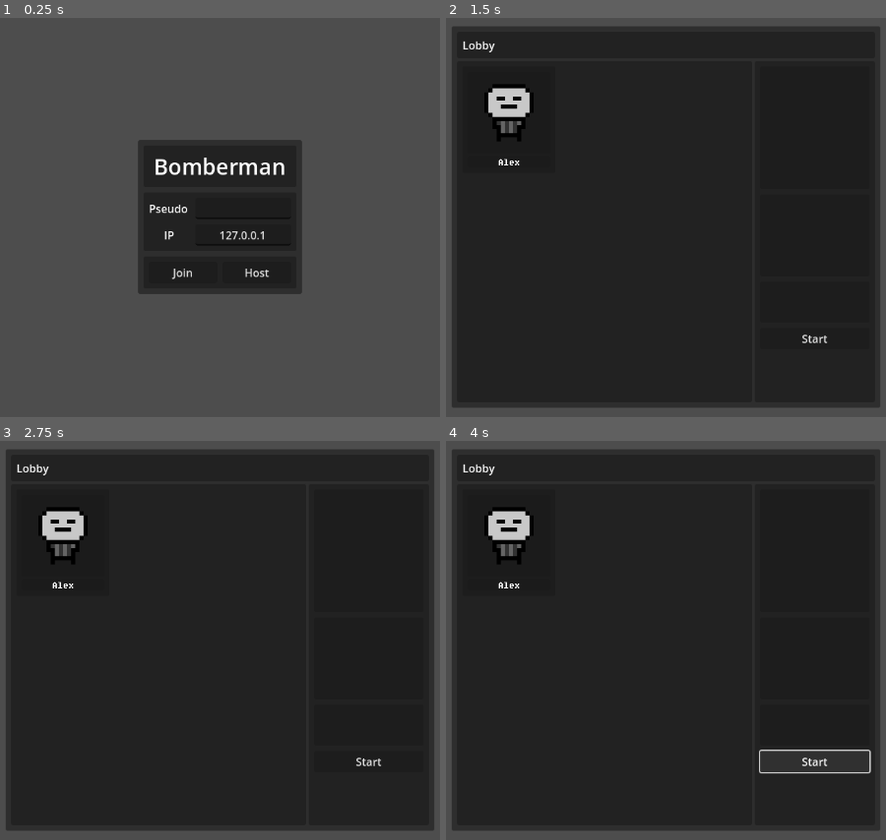
Above: before the commit, frames 1-4 (two rows, left to right).
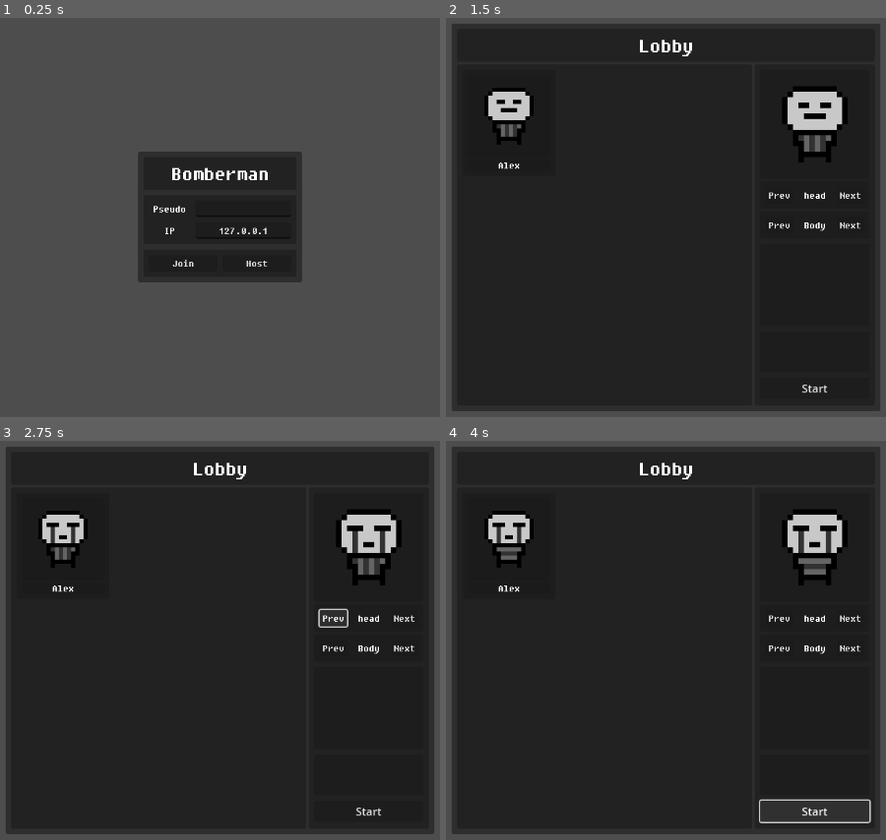
Above: after the commit, the same moments.

Repository: Mo-BiuS/Multi-Bomber-2
Game: Godot game, scene res://scenes/main.tscn
The game is run twice, just before and just after one commit, with the same random seed, the same clock (stepped at 60 frames per second) and the same inputs.
Inputs (mouse positions are in pixels of both pictures, inside the frame that each line leads up to):
- Up to frame 1 (0.25 s): no input
- Up to frame 2 (1.5 s): click (688, 209) at 0.52 s; type "Alex" at 0.6 s; click "Host" at 1.25 s
- Up to frame 3 (2.75 s): click (334, 616) at 2 s, where only the run after the commit has a clickable "Prev"
- Up to frame 4 (4 s): click (780, 648) at 2.75 s, where only the run after the commit has a clickable "Prev"; click "Start" at 3.5 s

The runs differ from the first frame. In frame 1, 3.6% of the frame differs, in the area x 31-69%, y 30-70%; in frame 2, 4.5%; in frame 3, 4.6%; in frame 4, 5.2%, in the area x 1-99%, y 1-99%.

Commit message:
character editor finished

Diff:
--- /dev/null
+++ b/scenes/character_editor.gd
@@ -0,0 +1,45 @@
+extends VBoxContainer
+
+@onready var spriteHead:Sprite2D = $PanelContainer3/head
+@onready var spriteBody:Sprite2D = $PanelContainer3/body
+
+var headDict:Dictionary
+var bodyDict:Dictionary
+var headId:int = 1
+var bodyId:int = 1
+
+signal bodyChanged(id:int)
+signal headChanged(id:int)
+
+func _ready():
+	headDict[1] = preload("res://ressources/player/head/head1.png")
+	headDict[2] = preload("res://ressources/player/head/head2.png")
+	headDict[3] = preload("res://ressources/player/head/head3.png")
+	headDict[4] = preload("res://ressources/player/head/head4.png")
+
+	bodyDict[1] = preload("res://ressources/player/body/body1.png")
+	bodyDict[2] = preload("res://ressources/player/body/body2.png")
+	bodyDict[3] = preload("res://ressources/player/body/body3.png")
+	bodyDict[4] = preload("res://ressources/player/body/body4.png")
+
+func _process(delta):
+	spriteHead.set_texture(headDict[headId])
+	spriteBody.set_texture(bodyDict[bodyId])
+
+func _on_prev_head_pressed():
+	if headId == 1: headId = 4
+	else: headId-=1
+	emit_signal("headChanged", headId)
+func _on_next_head_pressed():
+	if headId == 4: headId = 1
+	else: headId+=1.
+	emit_signal("headChanged", headId)
+
+func _on_prev_body_pressed():
+	if bodyId == 1: bodyId = 4
+	else: bodyId-=1
+	emit_signal("bodyChanged", bodyId)
+func _on_next_body_pressed():
+	if bodyId == 4: bodyId = 1
+	else: bodyId+=1.
+	emit_signal("bodyChanged", bodyId)
--- /dev/null
+++ b/scenes/character_editor.tscn
@@ -0,0 +1,101 @@
+[gd_scene load_steps=5 format=3 uid="uid://xglex3mh4w4y"]
+
+[ext_resource type="Texture2D" uid="uid://b1jqq1w0e24ta" path="res://ressources/player/head/head1.png" id="1_ltddy"]
+[ext_resource type="Script" path="res://scenes/character_editor.gd" id="1_ydaw4"]
+[ext_resource type="Texture2D" uid="uid://cwve8axgqq0jh" path="res://ressources/player/body/body1.png" id="2_g1yo6"]
+[ext_resource type="FontFile" uid="uid://dirkq07ia4py8" path="res://ressources/font/FSEX300.ttf" id="3_d1osr"]
+
+[node name="characterEditor" type="VBoxContainer"]
+custom_minimum_size = Vector2(160, 180)
+offset_right = 160.0
+offset_bottom = 248.0
+script = ExtResource("1_ydaw4")
+
+[node name="PanelContainer3" type="PanelContainer" parent="."]
+custom_minimum_size = Vector2(160, 160)
+layout_mode = 2
+
+[node name="head" type="Sprite2D" parent="PanelContainer3"]
+texture_filter = 1
+position = Vector2(80, 80)
+scale = Vector2(8, 8)
+texture = ExtResource("1_ltddy")
+region_enabled = true
+region_rect = Rect2(0, 0, 16, 16)
+
+[node name="body" type="Sprite2D" parent="PanelContainer3"]
+texture_filter = 1
+position = Vector2(80, 80)
+scale = Vector2(8, 8)
+texture = ExtResource("2_g1yo6")
+region_enabled = true
+region_rect = Rect2(0, 0, 16, 16)
+
+[node name="PanelContainer" type="PanelContainer" parent="."]
+layout_mode = 2
+
+[node name="MarginContainer2" type="MarginContainer" parent="PanelContainer"]
+layout_mode = 2
+theme_override_constants/margin_left = 8
+theme_override_constants/margin_top = 8
+theme_override_constants/margin_right = 8
+theme_override_constants/margin_bottom = 8
+
+[node name="HBoxContainer" type="HBoxContainer" parent="PanelContainer/MarginContainer2"]
+layout_mode = 2
+
+[node name="prevHead" type="Button" parent="PanelContainer/MarginContainer2/HBoxContainer"]
+custom_minimum_size = Vector2(40, 0)
+layout_mode = 2
+theme_override_fonts/font = ExtResource("3_d1osr")
+text = "Prev"
+
+[node name="Label" type="Label" parent="PanelContainer/MarginContainer2/HBoxContainer"]
+custom_minimum_size = Vector2(56, 0)
+layout_mode = 2
+theme_override_fonts/font = ExtResource("3_d1osr")
+text = "head"
+horizontal_alignment = 1
+
+[node name="nextHead" type="Button" parent="PanelContainer/MarginContainer2/HBoxContainer"]
+custom_minimum_size = Vector2(40, 0)
+layout_mode = 2
+theme_override_fonts/font = ExtResource("3_d1osr")
+text = "Next"
+
+[node name="PanelContainer2" type="PanelContainer" parent="."]
+layout_mode = 2
+
+[node name="MarginContainer2" type="MarginContainer" parent="PanelContainer2"]
+layout_mode = 2
+theme_override_constants/margin_left = 8
+theme_override_constants/margin_top = 8
+theme_override_constants/margin_right = 8
+theme_override_constants/margin_bottom = 8
+
+[node name="HBoxContainer" type="HBoxContainer" parent="PanelContainer2/MarginContainer2"]
+layout_mode = 2
+
+[node name="prevBody" type="Button" parent="PanelContainer2/MarginContainer2/HBoxContainer"]
+custom_minimum_size = Vector2(40, 0)
+layout_mode = 2
+theme_override_fonts/font = ExtResource("3_d1osr")
+text = "Prev"
+
+[node name="Label" type="Label" parent="PanelContainer2/MarginContainer2/HBoxContainer"]
+custom_minimum_size = Vector2(56, 0)
+layout_mode = 2
+theme_override_fonts/font = ExtResource("3_d1osr")
+text = "Body"
+horizontal_alignment = 1
+
+[node name="nextBody" type="Button" parent="PanelContainer2/MarginContainer2/HBoxContainer"]
+custom_minimum_size = Vector2(40, 0)
+layout_mode = 2
+theme_override_fonts/font = ExtResource("3_d1osr")
+text = "Next"
+
+[connection signal="pressed" from="PanelContainer/MarginContainer2/HBoxContainer/prevHead" to="." method="_on_prev_head_pressed"]
+[connection signal="pressed" from="PanelContainer/MarginContainer2/HBoxContainer/nextHead" to="." method="_on_next_head_pressed"]
+[connection signal="pressed" from="PanelContainer2/MarginContainer2/HBoxContainer/prevBody" to="." method="_on_prev_body_pressed"]
+[connection signal="pressed" from="PanelContainer2/MarginContainer2/HBoxContainer/nextBody" to="." method="_on_next_body_pressed"]
--- a/scenes/menu/connect.tscn
+++ b/scenes/menu/connect.tscn
@@ -1,6 +1,7 @@
-[gd_scene load_steps=2 format=3 uid="uid://d1wya44afbn6f"]
+[gd_scene load_steps=3 format=3 uid="uid://d1wya44afbn6f"]
 
 [ext_resource type="Script" path="res://scenes/menu/connect.gd" id="1_pc2i7"]
+[ext_resource type="FontFile" uid="uid://dirkq07ia4py8" path="res://ressources/font/FSEX300.ttf" id="2_ddlqb"]
 
 [node name="connect" type="PanelContainer"]
 anchors_preset = 8
@@ -39,6 +40,7 @@
 
 [node name="Title" type="Label" parent="MarginContainer/VBoxContainer/PanelContainer/MarginContainer"]
 layout_mode = 2
+theme_override_fonts/font = ExtResource("2_ddlqb")
 theme_override_font_sizes/font_size = 32
 text = "Bomberman"
 horizontal_alignment = 1
@@ -64,11 +66,14 @@
 [node name="Label" type="Label" parent="MarginContainer/VBoxContainer/PanelContainer2/MarginContainer/VBoxContainer/HBoxContainer"]
 custom_minimum_size = Vector2(60, 0)
 layout_mode = 2
+theme_override_fonts/font = ExtResource("2_ddlqb")
 text = "Pseudo"
+horizontal_alignment = 1
 
 [node name="name" type="LineEdit" parent="MarginContainer/VBoxContainer/PanelContainer2/MarginContainer/VBoxContainer/HBoxContainer"]
 custom_minimum_size = Vector2(140, 0)
 layout_mode = 2
+theme_override_fonts/font = ExtResource("2_ddlqb")
 alignment = 1
 
 [node name="HBoxContainer2" type="HBoxContainer" parent="MarginContainer/VBoxContainer/PanelContainer2/MarginContainer/VBoxContainer"]
@@ -78,12 +83,14 @@
 [node name="Label" type="Label" parent="MarginContainer/VBoxContainer/PanelContainer2/MarginContainer/VBoxContainer/HBoxContainer2"]
 custom_minimum_size = Vector2(60, 0)
 layout_mode = 2
+theme_override_fonts/font = ExtResource("2_ddlqb")
 text = "IP"
 horizontal_alignment = 1
 
 [node name="ip" type="LineEdit" parent="MarginContainer/VBoxContainer/PanelContainer2/MarginContainer/VBoxContainer/HBoxContainer2"]
 custom_minimum_size = Vector2(140, 0)
 layout_mode = 2
+theme_override_fonts/font = ExtResource("2_ddlqb")
 text = "127.0.0.1"
 alignment = 1
 
@@ -104,11 +111,13 @@
 [node name="Join" type="Button" parent="MarginContainer/VBoxContainer/PanelContainer3/MarginContainer/HBoxContainer"]
 custom_minimum_size = Vector2(100, 0)
 layout_mode = 2
+theme_override_fonts/font = ExtResource("2_ddlqb")
 text = "Join"
 
 [node name="Host" type="Button" parent="MarginContainer/VBoxContainer/PanelContainer3/MarginContainer/HBoxContainer"]
 custom_minimum_size = Vector2(100, 0)
 layout_mode = 2
+theme_override_fonts/font = ExtResource("2_ddlqb")
 text = "Host"
 
 [connection signal="pressed" from="MarginContainer/VBoxContainer/PanelContainer3/MarginContainer/HBoxContainer/Join" to="." method="_on_join_pressed"]
--- a/scenes/menu/lobby.gd
+++ b/scenes/menu/lobby.gd
@@ -9,3 +9,22 @@
 		tag.setPlayerName(playerName)
 		tag.setId(id)
 		playerTagContener.add_child(tag,true)
+
+
+
+func _on_character_editor_body_changed(id):
+	rpc("bodyChanged", multiplayer.get_unique_id(), id)
+@rpc("any_peer", "call_local") func bodyChanged(id:int, bodyId:int):
+	if(multiplayer.get_unique_id() == 1):
+		var tag = getTagById(id)
+		tag.setBody(bodyId)
+func _on_character_editor_head_changed(id):
+	rpc("headChanged", multiplayer.get_unique_id(), id)
+@rpc("any_peer", "call_local") func headChanged(id:int, bodyId:int):
+	if(multiplayer.get_unique_id() == 1):
+		var tag = getTagById(id)
+		tag.setHead(bodyId)
+func getTagById(id:int):
+	for i in playerTagContener.get_children():
+		if i.id == id:return i
+	return null
--- a/scenes/menu/lobby.tscn
+++ b/scenes/menu/lobby.tscn
@@ -1,6 +1,8 @@
-[gd_scene load_steps=2 format=3 uid="uid://bcujhyljjy55s"]
+[gd_scene load_steps=4 format=3 uid="uid://bcujhyljjy55s"]
 
 [ext_resource type="Script" path="res://scenes/menu/lobby.gd" id="1_gu5tv"]
+[ext_resource type="FontFile" uid="uid://dirkq07ia4py8" path="res://ressources/font/FSEX300.ttf" id="2_6sl2w"]
+[ext_resource type="PackedScene" uid="uid://xglex3mh4w4y" path="res://scenes/character_editor.tscn" id="2_8os6c"]
 
 [node name="lobby" type="PanelContainer"]
 anchors_preset = 8
@@ -38,7 +40,10 @@
 
 [node name="Label" type="Label" parent="MarginContainer/VBoxContainer/PanelContainer/MarginContainer"]
 layout_mode = 2
+theme_override_fonts/font = ExtResource("2_6sl2w")
+theme_override_font_sizes/font_size = 32
 text = "Lobby"
+horizontal_alignment = 1
 
 [node name="HBoxContainer" type="HBoxContainer" parent="MarginContainer/VBoxContainer"]
 layout_mode = 2
@@ -76,8 +81,7 @@
 layout_mode = 2
 theme_override_constants/separation = 8
 
-[node name="characterEditor" type="PanelContainer" parent="MarginContainer/VBoxContainer/HBoxContainer/PanelContainer2/MarginContainer/VBoxContainer"]
-custom_minimum_size = Vector2(160, 180)
+[node name="characterEditor" parent="MarginContainer/VBoxContainer/HBoxContainer/PanelContainer2/MarginContainer/VBoxContainer" instance=ExtResource("2_8os6c")]
 layout_mode = 2
 
 [node name="startingBonus" type="PanelContainer" parent="MarginContainer/VBoxContainer/HBoxContainer/PanelContainer2/MarginContainer/VBoxContainer"]
@@ -92,3 +96,6 @@
 custom_minimum_size = Vector2(100, 0)
 layout_mode = 2
 text = "Start"
+
+[connection signal="bodyChanged" from="MarginContainer/VBoxContainer/HBoxContainer/PanelContainer2/MarginContainer/VBoxContainer/characterEditor" to="." method="_on_character_editor_body_changed"]
+[connection signal="headChanged" from="MarginContainer/VBoxContainer/HBoxContainer/PanelContainer2/MarginContainer/VBoxContainer/characterEditor" to="." method="_on_character_editor_head_changed"]
